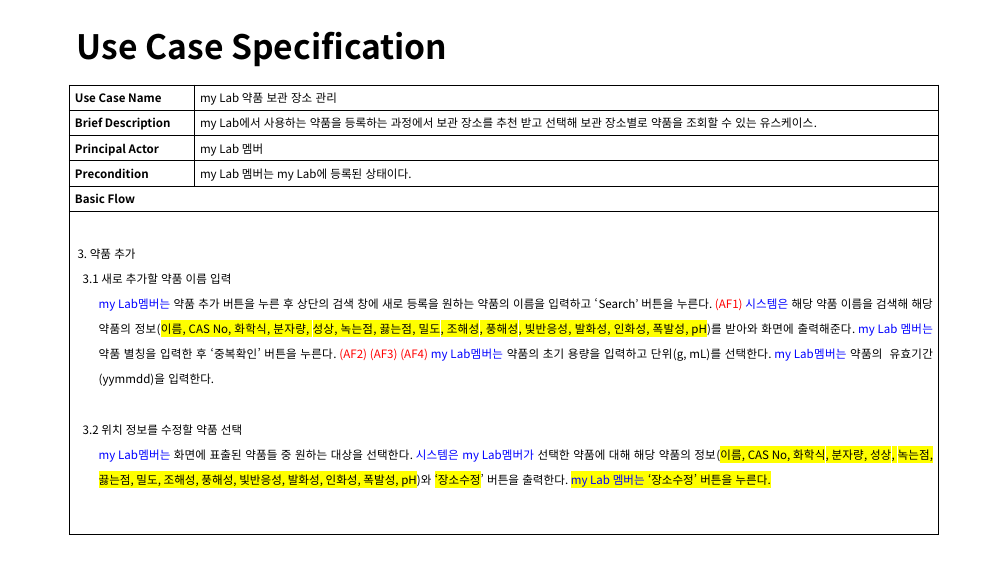
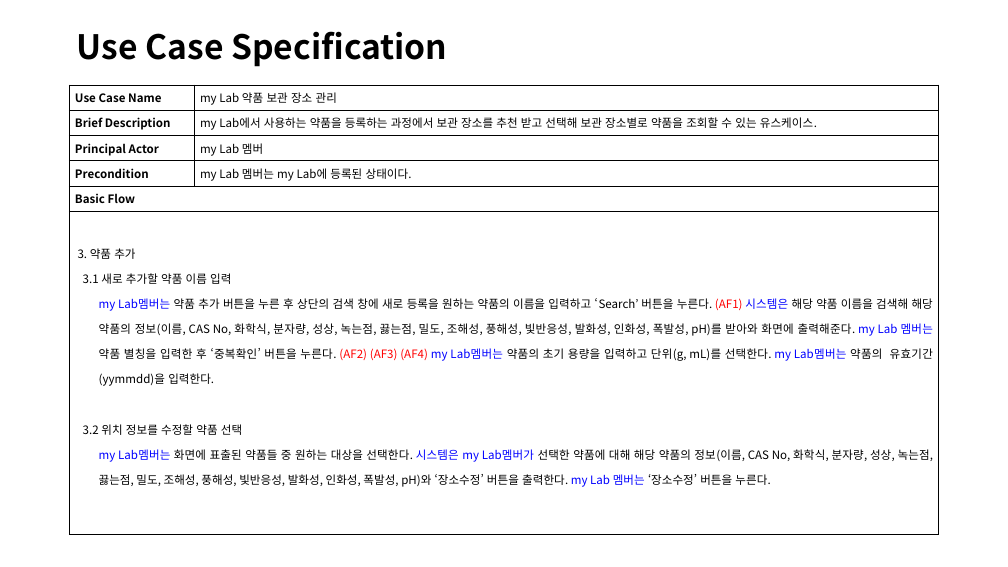
Before and after one commit to jisukim97/ChemicalManagementApplication, a slide deck: slide 2 of Document/4_수정중/SRS/191208 UC Spec - 1번, 2번, 3번, 4번.pptx. Drawn at 1008x567 pixels with LibreOffice and Linux fonts; fonts in the diff are those of the drawing. Boxes give left, top, right and bottom in pixels: in the first picture for what was removed or moved away, otherwise in the second. Text is boxed around its words. In the diff, an @@ line names an element or a change of style, - is before the commit and + after.

```diff
--- a/Document/4_수정중/SRS/191208 UC Spec - 1번, 2번, 3번, 4번.pptx
+++ b/Document/4_수정중/SRS/191208 UC Spec - 1번, 2번, 3번, 4번.pptx
@@ table at bbox=[70, 85, 939, 535] @@
@@ highlight #FFFF00 to none in "정보(이름, CAS No, 화학식, 분자량, 성상, 녹는점, ...", "정보(이름, CAS No, 화학식, 분자량, 성상, 녹는점, ..." @@
```
Also in this commit, not shown: 12 other slides changed, 2 other files.
